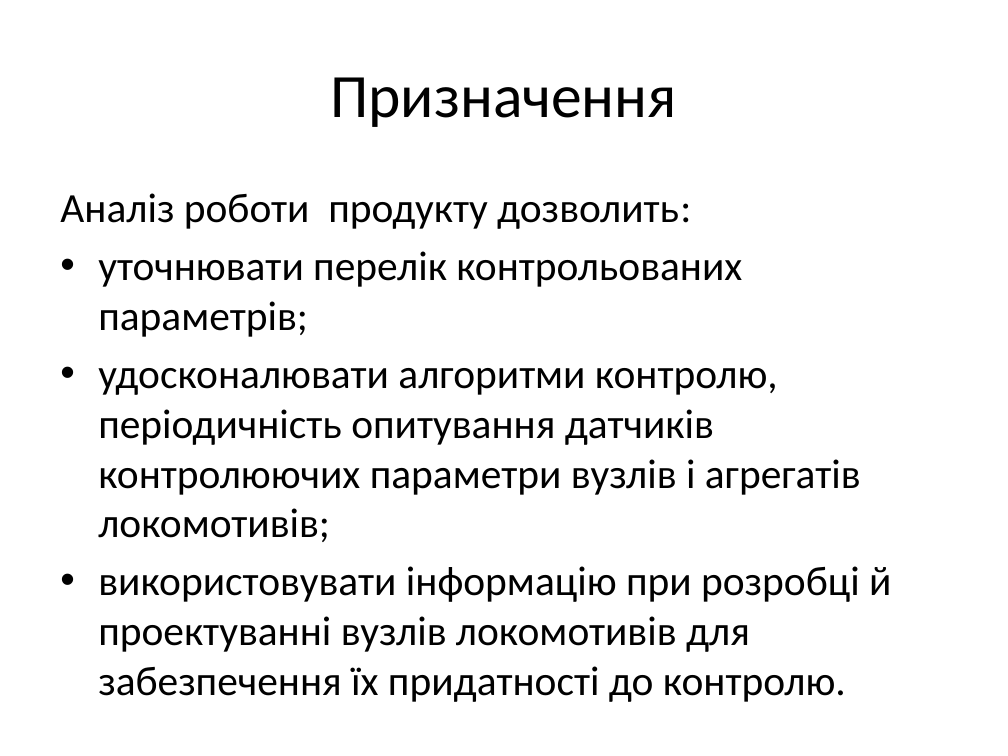
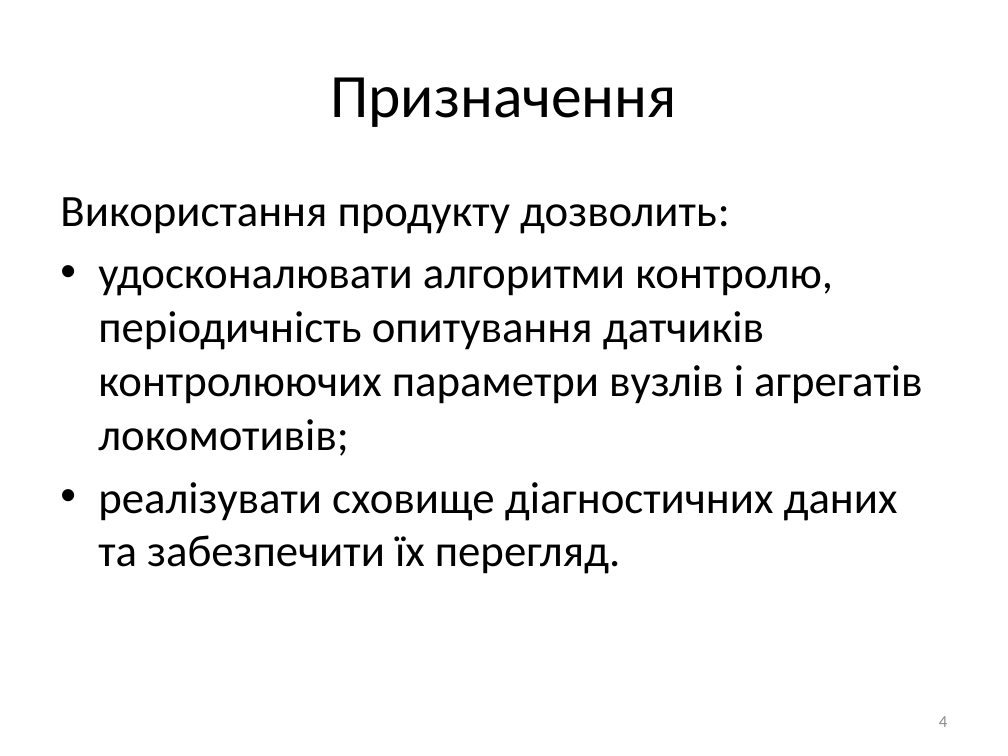
Before and after one commit to 6-pz-train/files, a slide deck: slide 4 of docs/anatoliy/Презентация.pptx. Drawn at 1008x756 pixels with LibreOffice and Linux fonts; fonts in the diff are those of the drawing. Boxes give left, top, right and bottom in pixels: in the first picture for what was removed or moved away, otherwise in the second. Text is boxed around its words. In the diff, an @@ line names an element or a change of style, - is before the commit and + after.

```diff
--- a/docs/anatoliy/Презентация.pptx
+++ b/docs/anatoliy/Презентация.pptx
@@ text at <box>60,197,730,234</box>: text changed; size 29.6 to 32 pt @@
-Аналіз роботи продукту дозволить:
-• уточнювати перелік контрольованих параметрів;
+Використання продукту дозволить:
@@ text at <box>98,266,923,456</box>: size 29.6 to 32 pt in "удосконалювати алгоритми контролю, періодичність опитування  ..." @@
@@ text at <box>98,482,898,574</box>: text changed; size 29.6 to 32 pt @@
-• використовувати інформацію при розробці й проектуванні вузлів локомотивів для забезпечення їх придатності до контролю.
+• реалізувати сховище діагностичних даних та забезпечити їх перегляд.
@@ page number added at <box>939,716,947,727</box>, 12 pt, text #8C8C8C @@
+4
```
Also in this commit, not shown: 10 other slides changed, 1 slide added.
